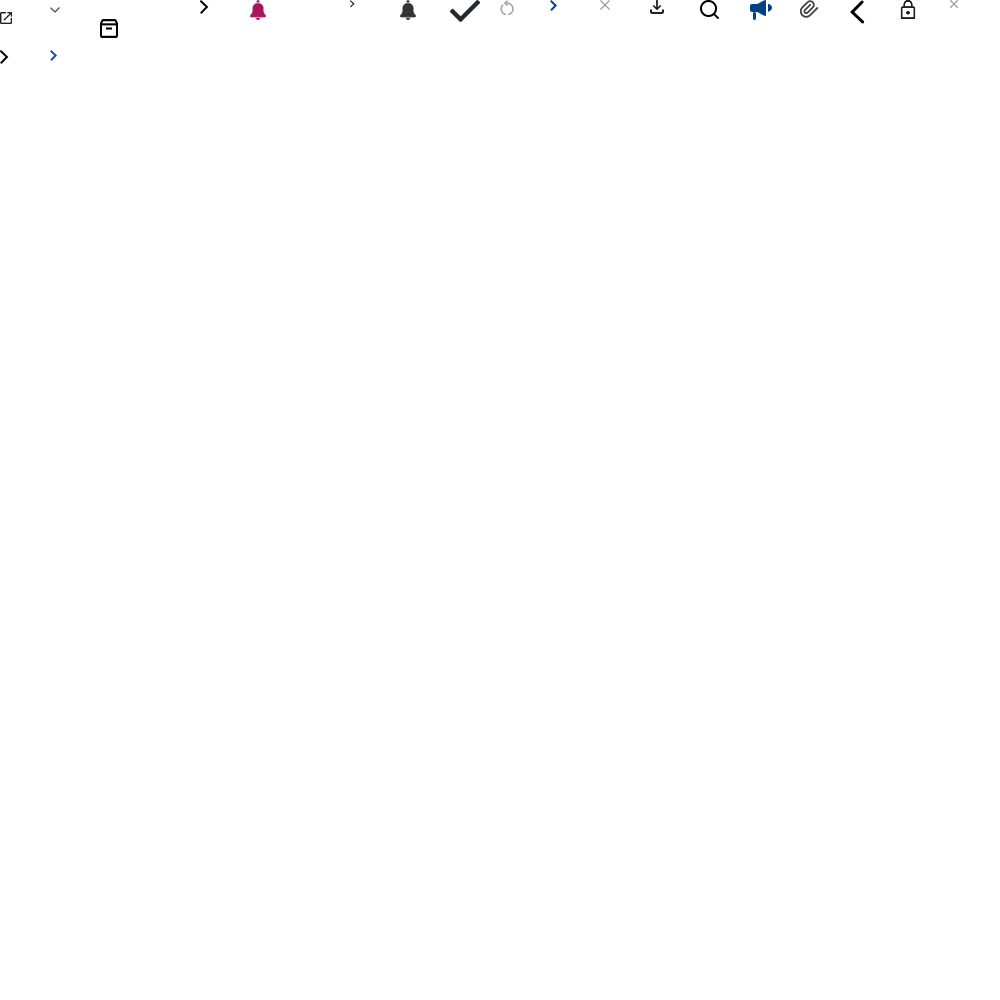
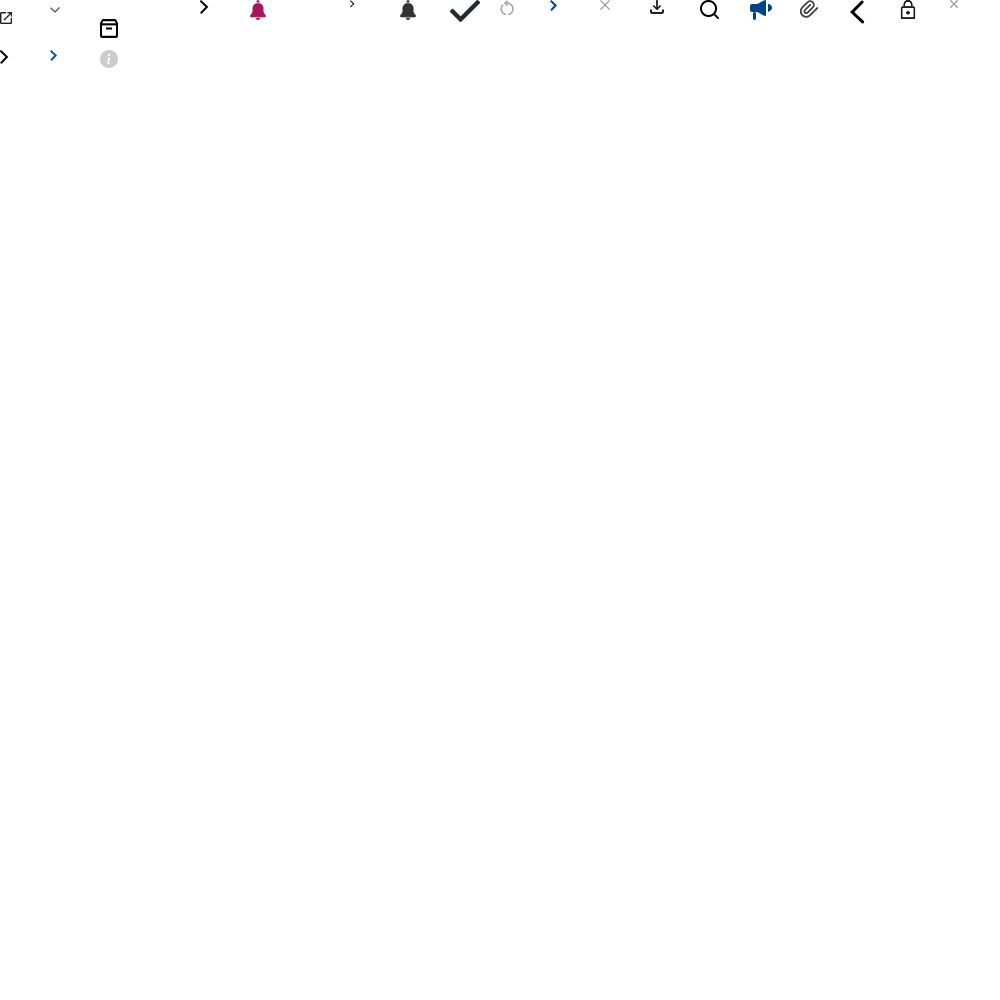
Layers edited between the first and the second w=1000, h=1000 image:
added layer "레이어 28" in group "그룹 2" over [100, 50, 118, 68]
